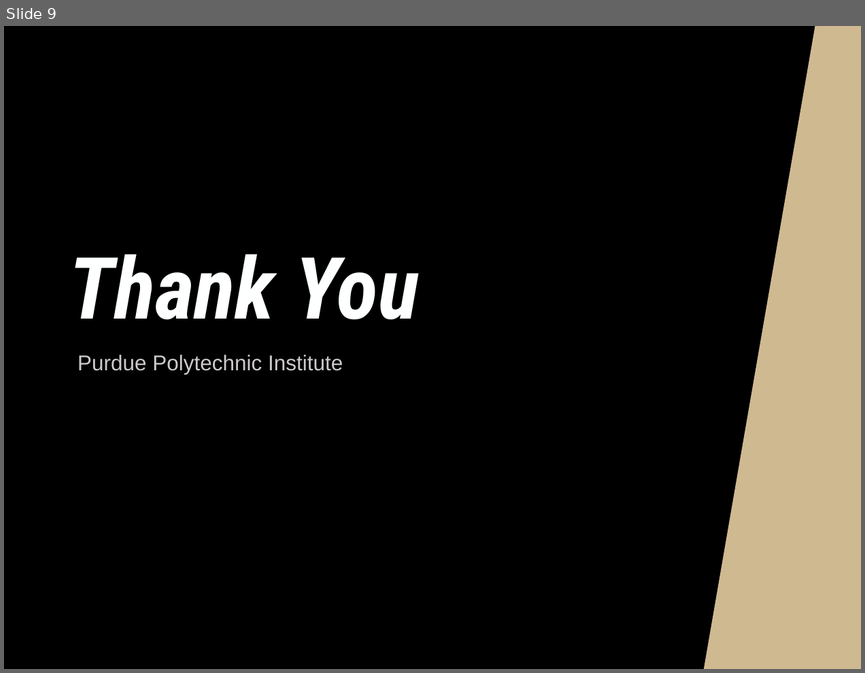
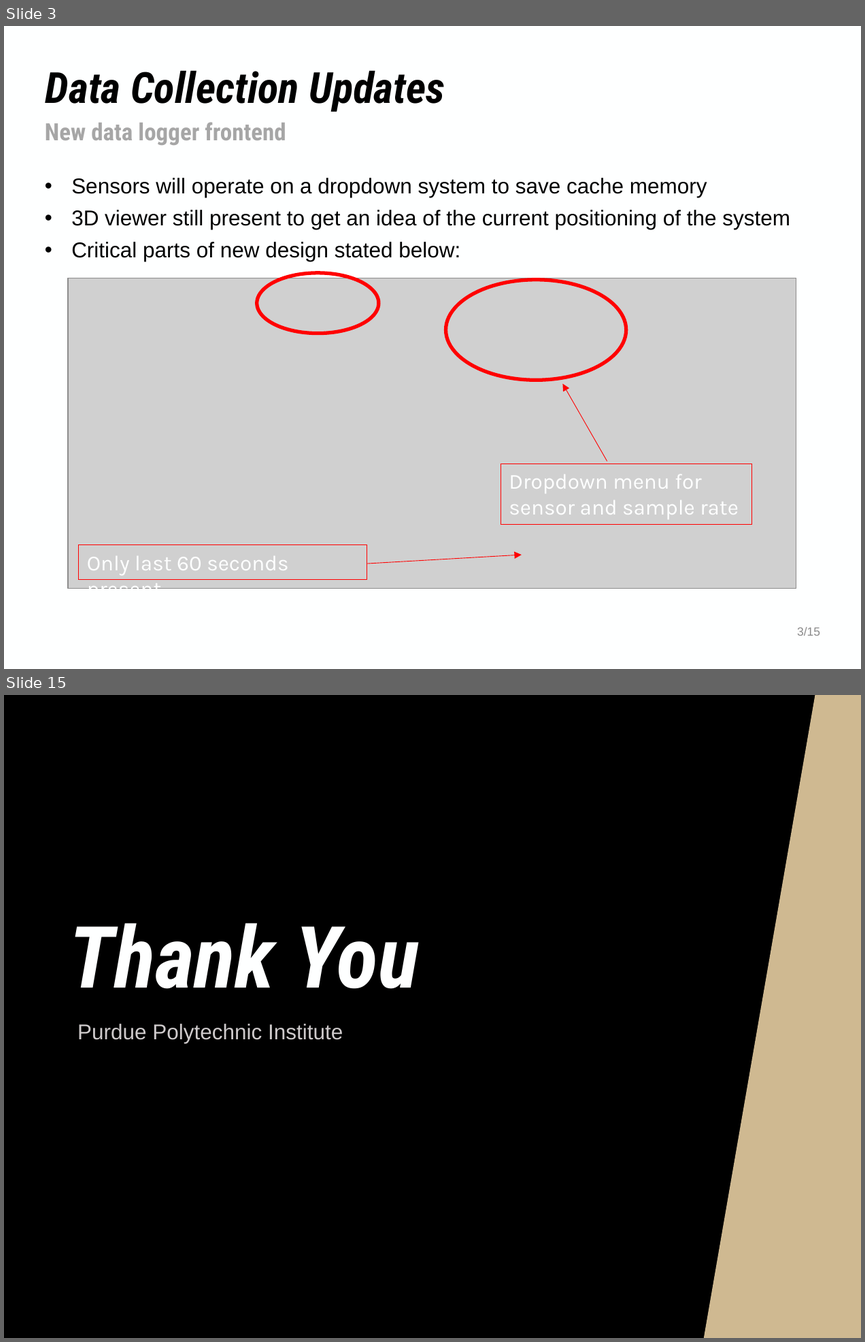
Before and after one commit to NHuang58/Biomedical_Device_PCB, a slide deck: Documentation/Slides/Week_32.pptx. Shown one above the other, each under a label of ours: slide 9 before the commit, slides 3 and 15 after it; the slides between them are not shown. The pictures are 865x673 and 865x1342 pixels, drawn with LibreOffice and Linux fonts; fonts in the diff are those of the drawing; grey boxes stand for pictures; background and template pictures are left out. Boxes give left, top, right and bottom in pixels: in the first picture for what was removed or moved away, otherwise in the second. Text is boxed around its words. In the diff, an @@ line names an element or a change of style, - is before the commit and + after.

```diff
--- a/Documentation/Slides/Week_32.pptx
+++ b/Documentation/Slides/Week_32.pptx
@@ slide 3 added at (4,26,861,669), background #FEFFFF @@
@@ title added at (45,70,445,112), 36 pt, text #000000, bold, italic @@
+Data Collection Updates
@@ text added at (45,122,286,145), 20 pt, text #A6A6A6, bold @@
+New data logger frontend
@@ text added at (71,178,790,261), 18 pt, text #000000 @@
+• Sensors will operate on a dropdown system to save cache memory
+• 3D viewer still present to get an idea of the current positioning of the system
+• Critical parts of new design stated below:
@@ picture added at (68,278,797,588) @@
@@ ellipse added at (257,273,379,333), outline #FF0000 3 pt @@
@@ ellipse added at (446,280,626,380), outline #FF0000 3 pt @@
@@ arrow added from (607, 461) to (563, 383), #FF0000 0.5 pt @@
@@ rectangle added at (500,464,751,524), outline #FF0000 0.75 pt, 18 pt, text #FEFFFF @@
+Dropdown menu for sensor and sample rate
@@ rectangle added at (79,544,366,579), outline #FF0000 0.75 pt, 18 pt, text #FEFFFF @@
+Only last 60 seconds present
@@ arrow added from (366, 563) to (521, 554), #FF0000 0.5 pt @@
@@ text added at (797,626,820,635), 10 pt, text #8C8C8C @@
+3/15
@@ what was slide 9 is now slide 15 @@
```
Also in this commit, not shown: 3 slides changed, 10 other slides added, 5 slides removed, 16 other files.
